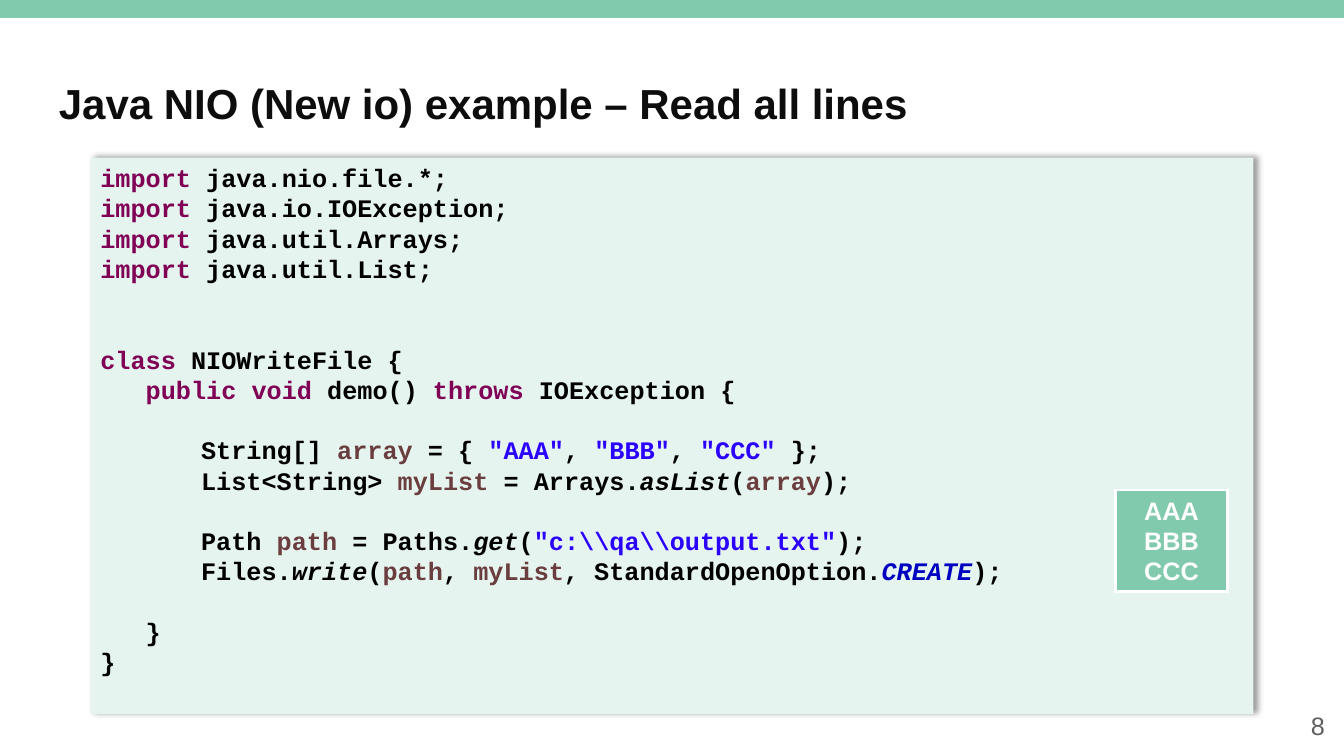
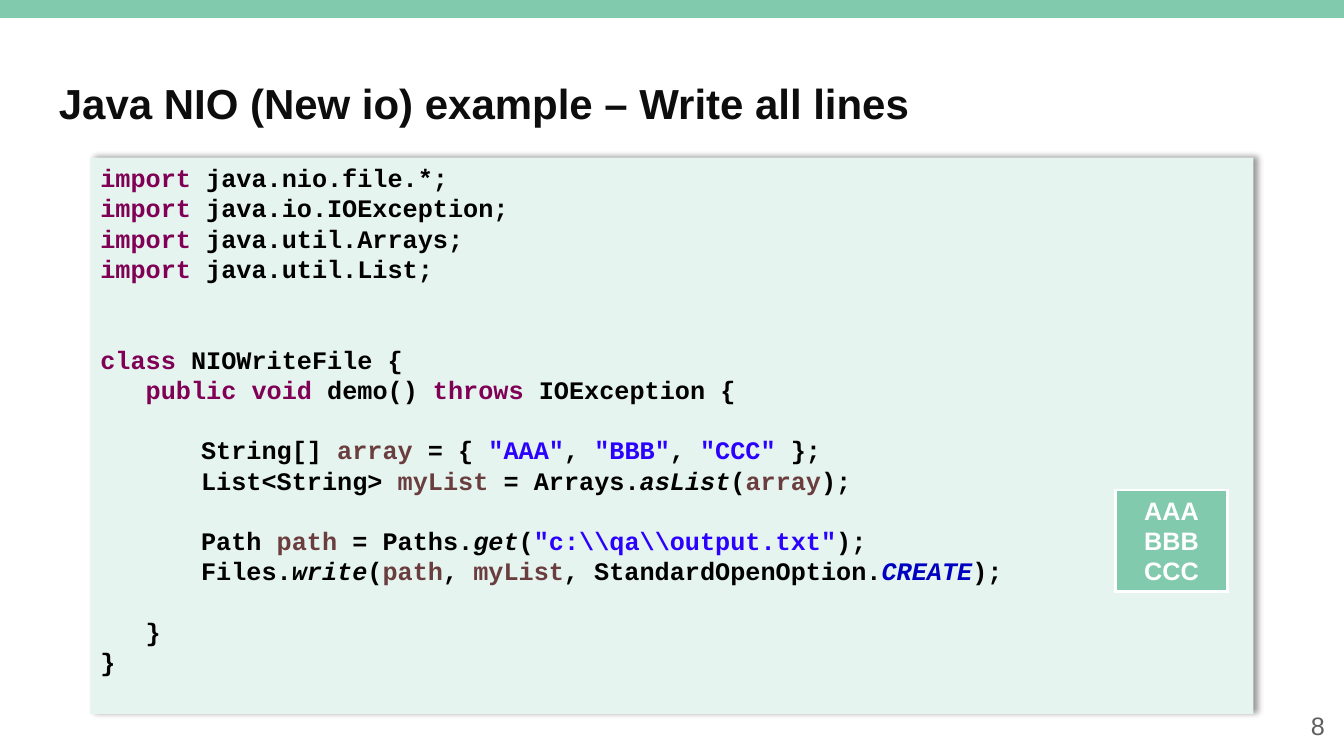
Before and after one commit to mikebaradaran/mod1, a slide deck: slide 8 of 12-Accessing files.pptx. Drawn at 1344x756 pixels with LibreOffice and Linux fonts; fonts in the diff are those of the drawing; background and template pictures are left out. Boxes give left, top, right and bottom in pixels: in the first picture for what was removed or moved away, otherwise in the second. Text is boxed around its words. In the diff, an @@ line names an element or a change of style, - is before the commit and + after.

```diff
--- a/12-Accessing files.pptx
+++ b/12-Accessing files.pptx
@@ title at bbox=[59, 88, 909, 127]: text changed @@
-Java NIO (New io) example – Read all lines
+Java NIO (New io) example – Write all lines
```
Also in this commit, not shown: 2 other slides changed, 22 other files.
